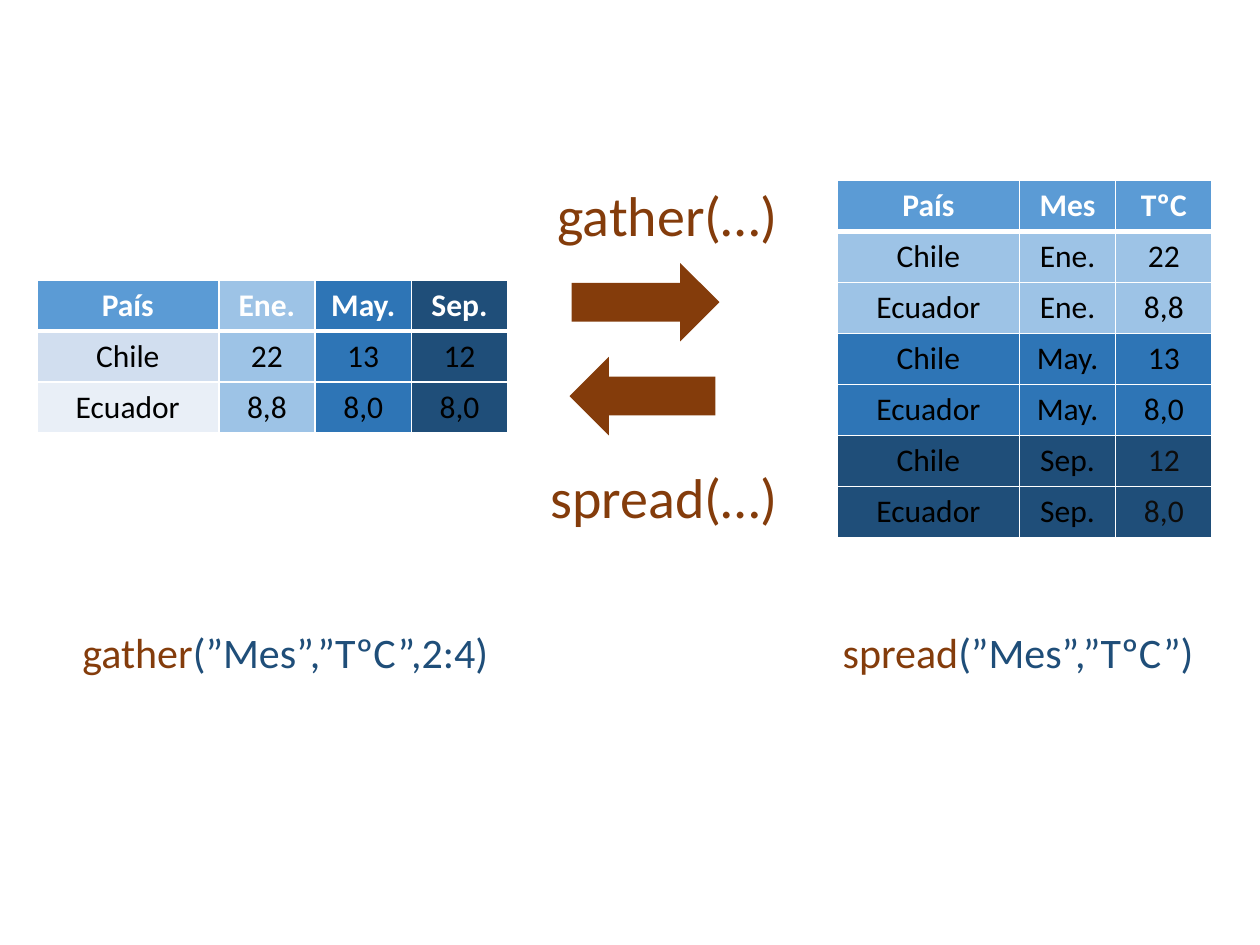
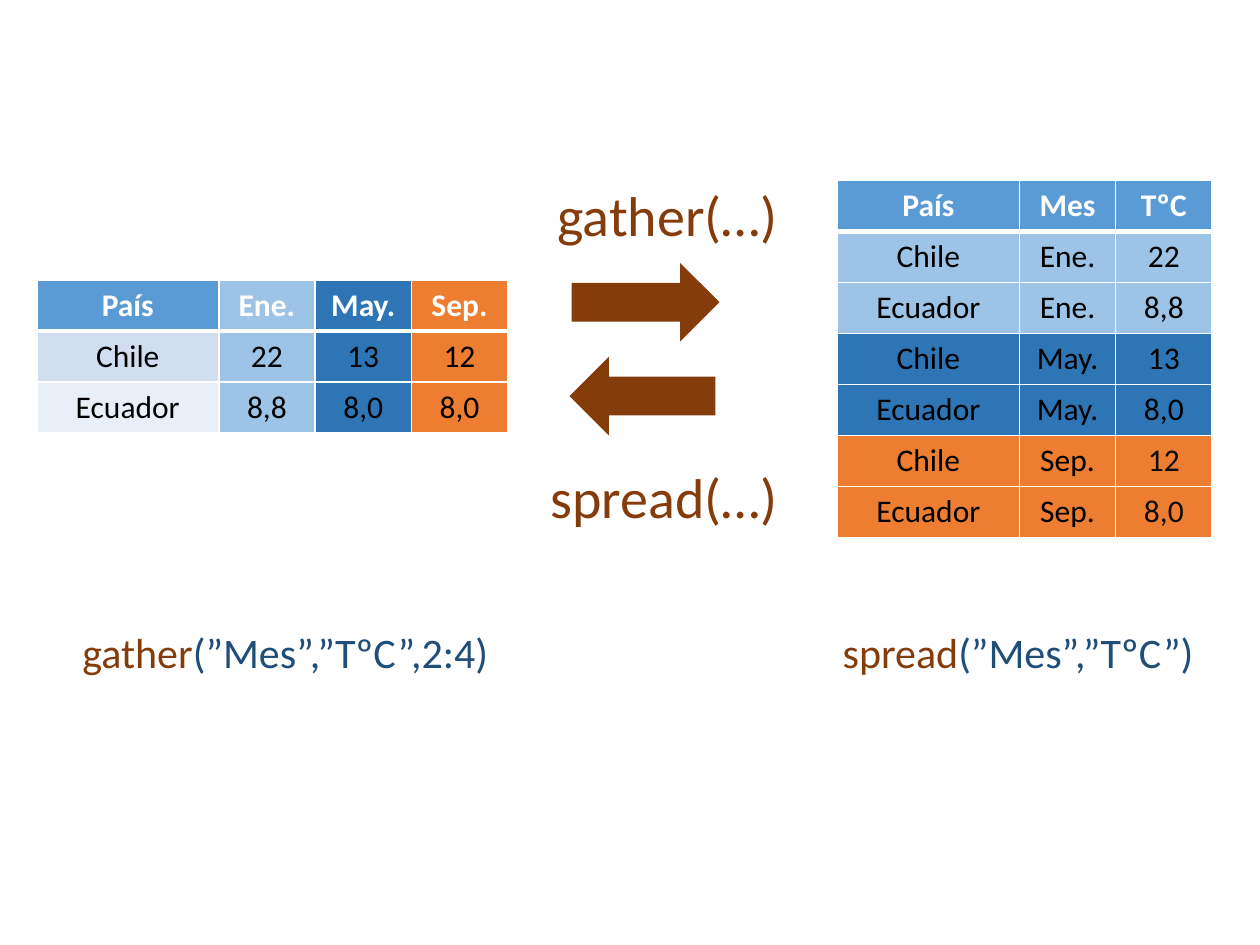
Before and after one commit to ValparaisoDataScience/2022_DiplomadoR_Biociencias_1v, a slide deck: slide 2 of Clase_06/pipe_biociencias.pptx. Drawn at 1260x945 pixels with LibreOffice and Linux fonts; fonts in the diff are those of the drawing. Boxes give left, top, right and bottom in pixels: in the first picture for what was removed or moved away, otherwise in the second. Text is boxed around its words. In the diff, an @@ line names an element or a change of style, - is before the commit and + after.

Commit message:
actual ejemplos y ppt

```diff
--- a/Clase_06/pipe_biociencias.pptx
+++ b/Clase_06/pipe_biociencias.pptx
@@ table at (838,180,1211,538) @@
@@ fill #1F4E79 to #ED7D31 in 6 cells @@
@@ table at (37,280,505,433) @@
@@ fill #1F4E79 to #ED7D31 in 3 cells @@
```
Also in this commit, not shown: 6 other files.
